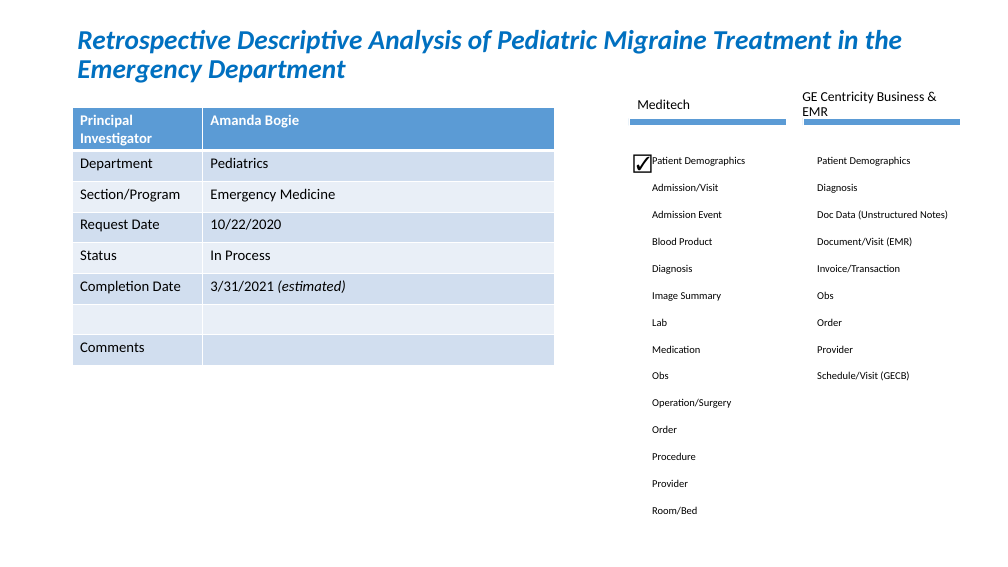
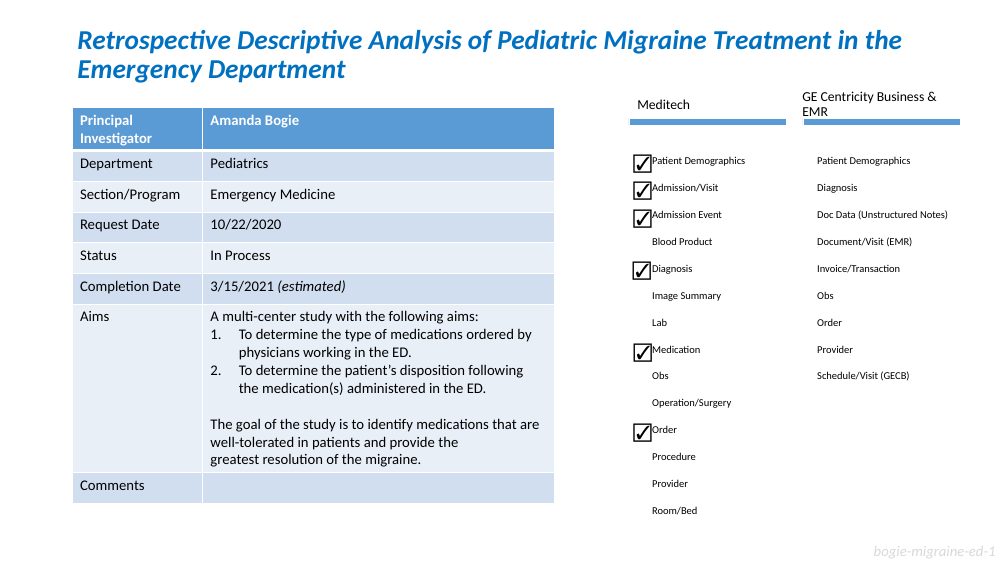
Before and after one commit to OuhscBbmc/prairie-outpost-public, a slide deck: slide 15 of publications/presentation-2021-02-aac/crdw-2021-02.pptx. Drawn at 1008x567 pixels with LibreOffice and Linux fonts; fonts in the diff are those of the drawing. Boxes give left, top, right and bottom in pixels: in the first picture for what was removed or moved away, otherwise in the second. Text is boxed around its words. In the diff, an @@ line names an element or a change of style, - is before the commit and + after.

```diff
--- a/publications/presentation-2021-02-aac/crdw-2021-02.pptx
+++ b/publications/presentation-2021-02-aac/crdw-2021-02.pptx
@@ table at [73,107,555,501] @@
-row 6, column 2: 3/31/2021 (estimated)
+row 6, column 2: 3/15/2021 (estimated)
-row 7, column 1: 
+row 7, column 1: Aims
-row 7, column 2: 
+row 7, column 2: A multi-center study with the following aims: / To determine the type of medications ordered by physicians working in the ED. / To determine the patient’s disposition following the medication(s) administered in the ED. / The goal of the study is to identify medications that are well-tolerated in patients and provide the / greatest resolution of the migraine.
@@ text added at [626,174,659,204], 18 pt, text #000000 @@
+☑
@@ text added at [626,202,659,232], 18 pt, text #000000 @@
+☑
@@ text added at [625,253,658,284], 18 pt, text #000000 @@
+☑
@@ text added at [626,336,659,366], 18 pt, text #000000 @@
+☑
@@ text added at [626,417,659,447], 18 pt, text #000000 @@
+☑
@@ text added at [874,543,996,561], 14 pt, text #D9D9D9, italic @@
+bogie-migraine-ed-1
```
Also in this commit, not shown: 25 other slides changed, 1 slide removed.
